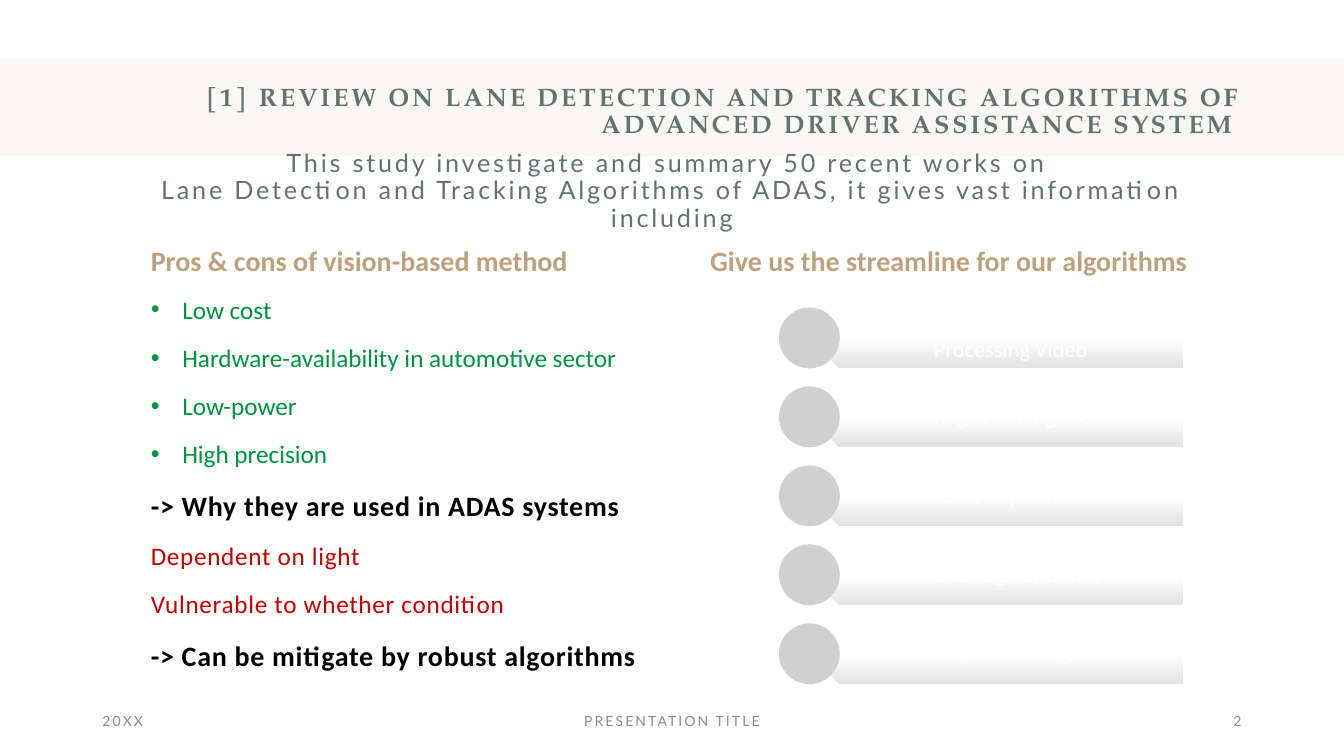
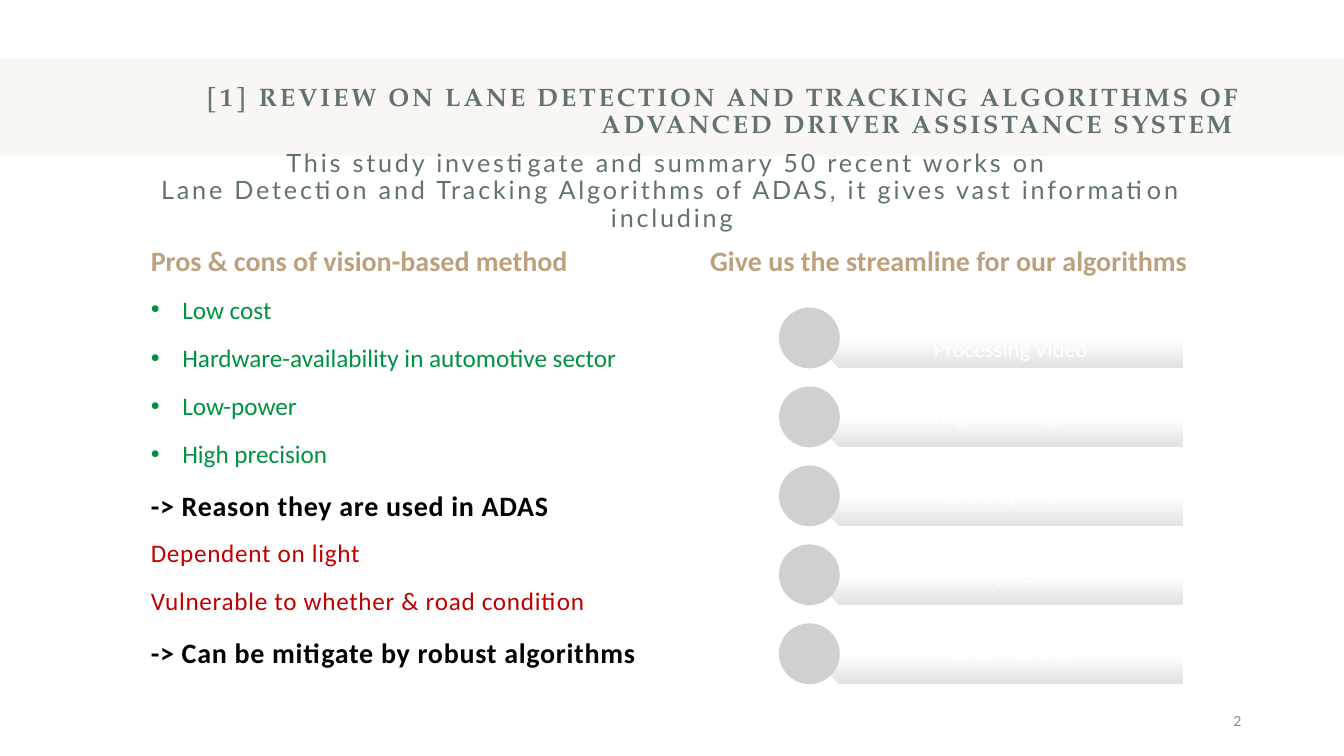
Before and after one commit to hphnngcquan/LaneDetection-OpenCV, a slide deck: slide 2 of docs/WeeklyNotes/Report_Dec05.pptx. Drawn at 1344x756 pixels with LibreOffice and Linux fonts; fonts in the diff are those of the drawing; grey boxes stand for pictures. Boxes give left, top, right and bottom in pixels: in the first picture for what was removed or moved away, otherwise in the second. Text is boxed around its words. In the diff, an @@ line names an element or a change of style, - is before the commit and + after.

```diff
--- a/docs/WeeklyNotes/Report_Dec05.pptx
+++ b/docs/WeeklyNotes/Report_Dec05.pptx
@@ text at [151,496,584,611]: text changed @@
--> Why they are used in ADAS systems
-Dependent on light
-Vulnerable to whether condition
+-> Reason they are used in ADAS Dependent on light
+Vulnerable to whether & road condition
@@ text removed at [102,716,143,726] @@
-20XX
@@ text removed at [446,701,899,741] @@
-PRESENTATION TITLE
```
Also in this commit, not shown: 4 other slides changed, 1 slide added, 1 slide removed.
